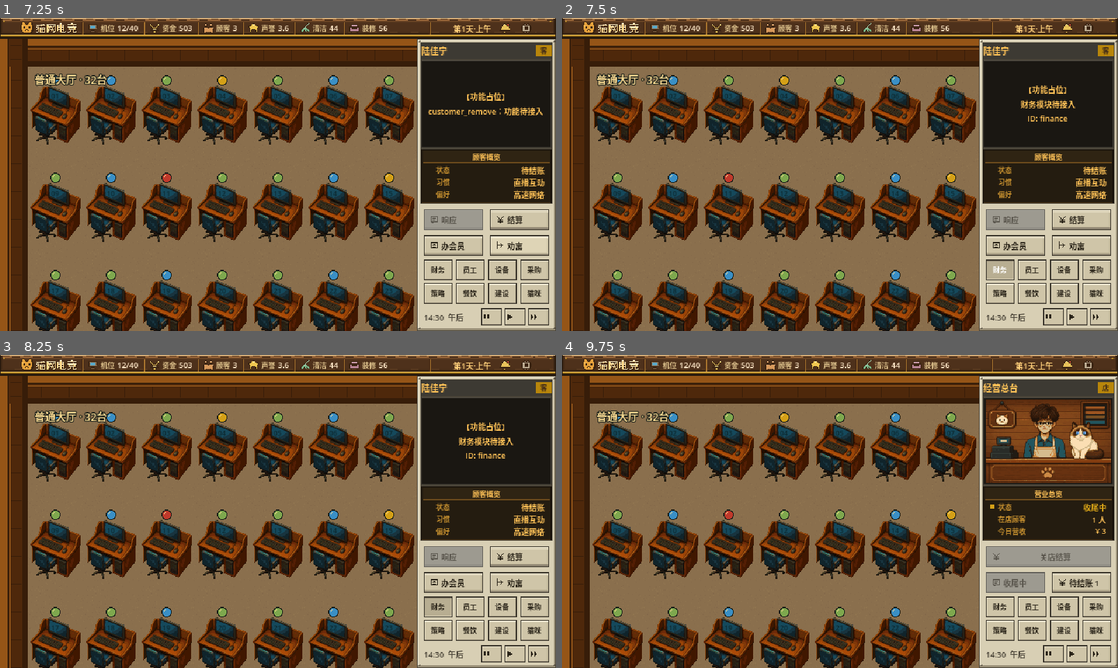
Above: before the commit, frames 1-4 (two rows, left to right).
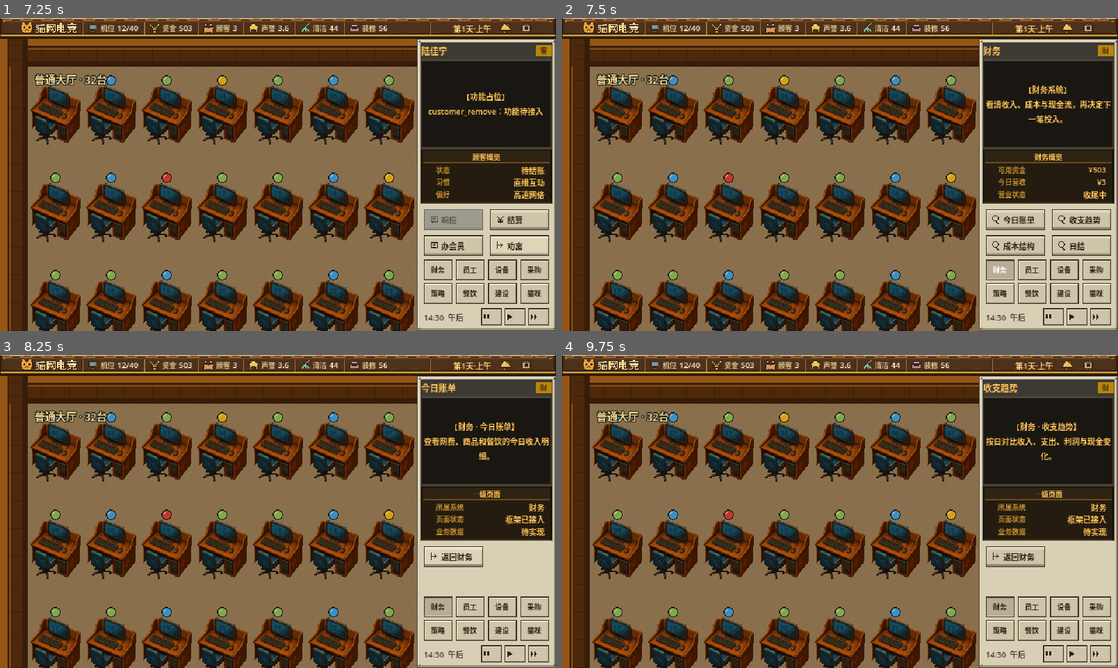
Above: after the commit, the same moments.

Repository: knightmiao/internet-cafe-godot
Game: Godot game, scene res://scenes/main.tscn
The game is run twice, just before and just after one commit, with the same random seed, the same clock (stepped at 60 frames per second) and the same inputs.
Inputs (mouse positions are in pixels of both pictures, inside the frame that each line leads up to):
- Up to frame 1 (7.25 s): click (505, 27) at 0.52 s; click (528, 27) at 1.27 s; click "开店营业" at 2 s; click "停止接客" at 2.75 s; click "待结账 3" at 3.5 s; click "结算" at 4.25 s; click "待结账 2" at 5 s; click "办会员" at 5.75 s; click "劝离" at 6.5 s
- Up to frame 2 (7.5 s): click "财务" at 7.25 s
- Up to frame 3 (8.25 s): click (455, 555) at 8 s, where only the run after the commit has a clickable "今日账单"
- Up to frame 4 (9.75 s): click (1017, 555) at 8.75 s, where only the run after the commit has a clickable "返回财务"; click (1079, 555) at 9.5 s, where only the run after the commit has a clickable "收支趋势"

Frame 1 is identical in both runs. In frame 2, 2.2% of the frame differs, in the area x 75-99%, y 8-75%; in frame 3, 3.0%; in frame 4, 8.5%, in the area x 75-99%, y 8-84%.

Commit message:
接入八模块首页与一级导航
八个经营模块均可展示摘要、实时概览和四个一级入口，深层页面提供明确占位与返回；建设模块可直接进入现有场景装修模式。

Co-authored-by: Cursor <cursoragent@cursor.com>

Diff:
--- a/godot/scripts/main.gd
+++ b/godot/scripts/main.gd
@@ -71,6 +71,8 @@
 var operation_data: Dictionary = {}
 var operation_modules: Array = []
 var operation_modules_by_id: Dictionary = {}
+var active_module := ""
+var active_module_section := ""
 
 var title_label: Label
 var badge_label: Label
@@ -135,6 +137,9 @@
 
 
 func _on_stage_object_selected(kind: String, id: int, state: String, zone: String) -> void:
+	active_module = ""
+	active_module_section = ""
+	operation_panel.set_active_module("")
 	match kind:
 		"pc":
 			_show_pc(id)
@@ -358,6 +363,8 @@
 func _show_counter() -> void:
 	selected_kind = "counter"
 	selected_index = -1
+	active_module = ""
+	active_module_section = ""
 	operation_panel.set_active_module("")
 	title_label.text = "经营总台"
 	badge_label.text = "店"
@@ -649,6 +656,9 @@
 
 
 func _on_action_requested(action_id: String) -> void:
+	if action_id.begins_with("module:"):
+		_open_module_section(action_id)
+		return
 	match action_id:
 		"open_shop":
 			_open_shop()
@@ -665,7 +675,10 @@
 		"focus_checkout":
 			_focus_customer(["待结账"])
 		"back_module":
-			_show_counter()
+			if active_module.is_empty():
+				_show_counter()
+			else:
+				_show_module(active_module)
 		"toggle_shop":
 			if business_phase == "closed":
 				_open_shop()
@@ -766,15 +779,142 @@
 
 
 func _open_module(module_id: String, module_name := "") -> void:
-	if module_name.is_empty() and operation_modules_by_id.has(module_id):
-		module_name = str(operation_modules_by_id[module_id]["label"])
 	if module_id == "upgrade":
+		module_id = "construction"
+	if not operation_modules_by_id.has(module_id):
+		return
+	active_module = module_id
+	active_module_section = ""
+	stage_controller.set_decor_preview(false)
+	_show_module(module_id)
+
+
+func _show_module(module_id: String) -> void:
+	if not operation_modules_by_id.has(module_id):
+		return
+	stage_controller.set_decor_preview(false)
+	var module: Dictionary = operation_modules_by_id[module_id]
+	selected_kind = "module"
+	selected_index = -1
+	active_module = module_id
+	active_module_section = ""
+	operation_panel.set_active_module(module_id)
+	operation_panel.set_title(str(module["label"]), str(module["badge"]))
+	operation_panel.show_portrait_text(
+		"【%s系统】\n%s" % [module["label"], module["summary"]]
+	)
+	_set_overview("%s概览" % module["label"], _module_metrics(module_id))
+	var actions: Array = []
+	for section in module["sections"]:
+		actions.append(_action(
+			"module:%s:%s" % [module_id, section["id"]],
+			str(section["label"])
+		))
+	_set_actions(actions)
+
+
+func _module_metrics(module_id: String) -> Array:
+	var bonuses: Dictionary = stage_controller.business_bonuses
+	match module_id:
+		"finance":
+			return [
+				{"key": "可用资金", "value": "¥%d" % int(money)},
+				{"key": "今日营收", "value": "¥%d" % max(0, int(money - opening_money))},
+				{"key": "营业状态", "value": _phase_label()},
+			]
+		"staff":
+			return [
+				{"key": "在岗", "value": "老板 1人"},
+				{"key": "待招聘", "value": "4 岗位"},
+				{"key": "排班", "value": "未配置"},
+			]
+		"equipment":
+			return [
+				{"key": "机位", "value": "%d 台" % pc_nodes.size()},
+				{"key": "运行", "value": "%d 台" % _online_count()},
+				{"key": "故障", "value": "%d 台" % _pc_state_count("故障")},
+			]
+		"procurement":
+			return [
+				{"key": "供应商", "value": "待签约"},
+				{"key": "低库存", "value": "3 类"},
+				{"key": "采购车", "value": "0 项"},
+			]
+		"strategy":
+			return [
+				{"key": "基础网费", "value": "¥3/小时"},
+				{"key": "声誉", "value": "%.1f" % (3.5 + float(bonuses["reputation"]) * 0.05)},
+				{"key": "客流加成", "value": "+%d" % int(bonuses["traffic"])},
+			]
+		"dining":
+			return [
+				{"key": "菜单", "value": "未启用"},
+				{"key": "待出餐", "value": "0 单"},
+				{"key": "卫生", "value": "待检查"},
+			]
+		"construction":
+			return [
+				{"key": "装修值", "value": "%d" % (50 + int(bonuses["decor"]))},
+				{"key": "已拥有", "value": "%d 项" % stage_controller.owned_decor.size()},
+				{"key": "区域主题", "value": "3 区"},
+			]
+		"cat":
+			return [
+				{"key": "店猫", "value": "布偶猫"},
+				{"key": "心情", "value": "普通"},
+				{"key": "用品", "value": "待配置"},
+			]
+	return []
+
+
+func _pc_state_count(state: String) -> int:
+	return pc_nodes.filter(func(pc): return str(pc["state"]) == state).size()
+
+
+func _open_module_section(action_id: String) -> void:
+	var parts := action_id.split(":")
+	if parts.size() != 3 or not operation_modules_by_id.has(parts[1]):
+		return
+	var module_id := str(parts[1])
+	var section_id := str(parts[2])
+	var module: Dictionary = operation_modules_by_id[module_id]
+	var selected: Dictionary = {}
+	for section in module["sections"]:
+		if str(section["id"]) == section_id:
+			selected = section
+			break
+	if selected.is_empty():
+		return
+	active_module = module_id
+	active_module_section = section_id
+	operation_panel.set_active_module(module_id)
+	if module_id == "construction" and section_id == "decor":
 		stage_controller.set_decor_preview(true)
-		_show_placeholder(
-			"选择青色装修槽位\n红色槽位可预览但未解锁"
-		)
-		return
-	_show_placeholder("%s模块待接入\nID: %s" % [module_name, module_id])
+		operation_panel.set_title("场景装修", "建")
+		operation_panel.show_portrait_text("【装修模式】\n点击场景中的青色槽位\n红色槽位仅可预览")
+		_set_overview("建设 · 装修", [
+			{"key": "可用资金", "value": "¥%d" % int(money)},
+			{"key": "装修槽位", "value": "%d 个" % stage_controller.decor_slots.size()},
+			{"key": "已拥有", "value": "%d 项" % stage_controller.owned_decor.size()},
+		])
+		_set_actions([
+			_action("back_module", "返回建设"),
+			_action("decor_exit", "退出装修"),
+		])
+		return
+	stage_controller.set_decor_preview(false)
+	operation_panel.set_title(str(selected["label"]), str(module["badge"]))
+	operation_panel.show_portrait_text(
+		"【%s · %s】\n%s" % [
+			module["label"], selected["label"], selected["description"]
+		]
+	)
+	_set_overview("一级页面", [
+		{"key": "所属系统", "value": str(module["label"])},
+		{"key": "页面状态", "value": "框架已接入"},
+		{"key": "业务数据", "value": "待实现"},
+	])
+	_set_actions([_action("back_module", "返回%s" % module["label"])])
 
 
 func _show_placeholder(message: String) -> void:
